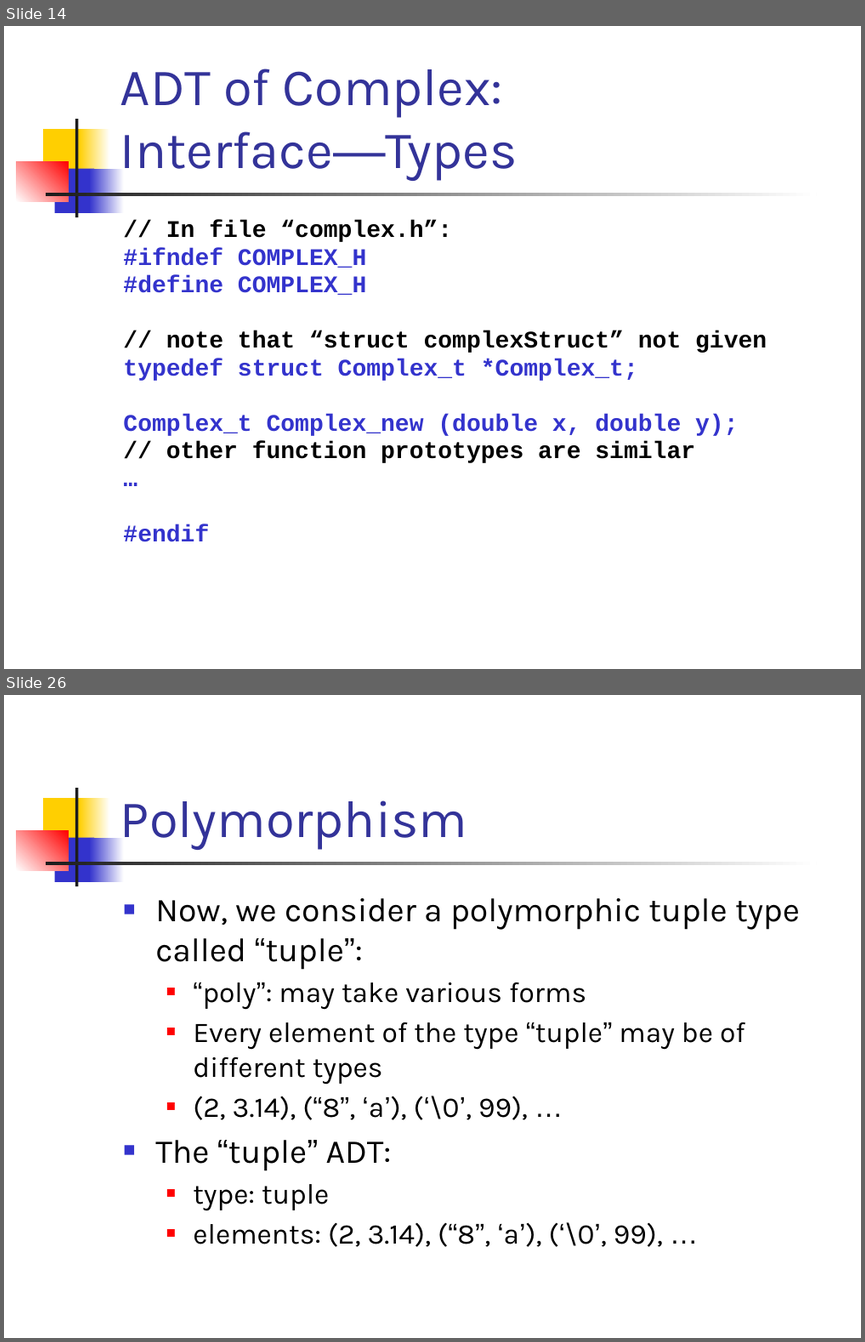
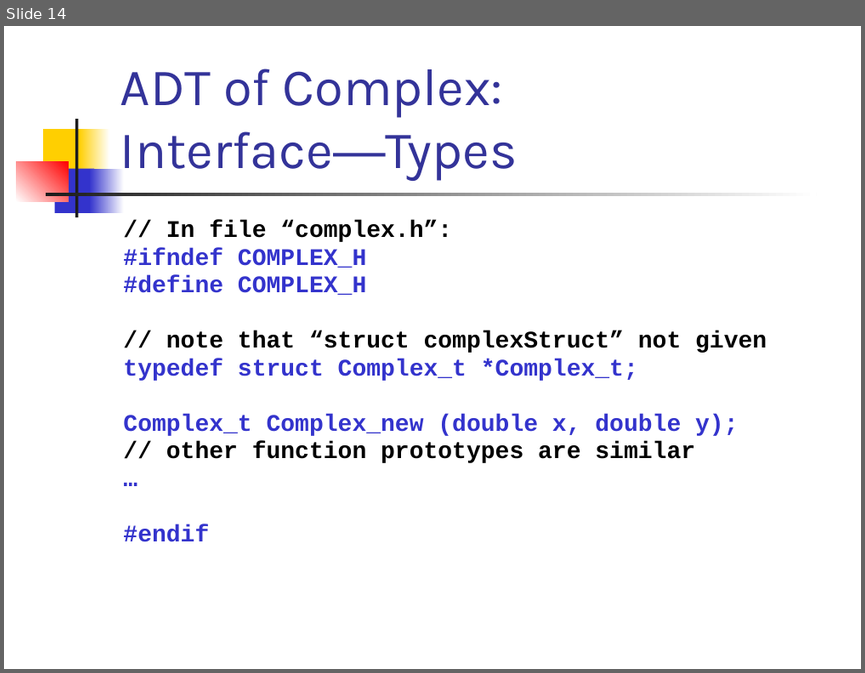
Before and after one commit to csslab-ustc/csslab-ustc.github.io, a slide deck: courses/sysprog/slides/lec10-adt.pptx. Shown one above the other, each under a label of ours: slides 14 and 26 before the commit, slide 14 after it; the slides between them are not shown. The pictures are 865x1342 and 865x673 pixels, drawn with LibreOffice and Linux fonts; fonts in the diff are those of the drawing. Boxes give left, top, right and bottom in pixels: in the first picture for what was removed or moved away, otherwise in the second. Text is boxed around its words. In the diff, an @@ line names an element or a change of style, - is before the commit and + after.

```diff
--- a/courses/sysprog/slides/lec10-adt.pptx
+++ b/courses/sysprog/slides/lec10-adt.pptx
@@ slide 26 removed at [4, 695, 861, 1338], background #FFFFFF; not listed: 7 template elements that a slide beside it also shows @@
@@ title removed at [120, 800, 467, 850] @@
-Polymorphism
@@ text removed at [155, 898, 800, 1247] @@
-■ Now, we consider a polymorphic tuple type called “tuple”:
-  ■ “poly”: may take various forms
-  ■ Every element of the type “tuple” may be of different types
-  ■ (2, 3.14), (“8”, ‘a’), (‘\0’, 99), …
-■ The “tuple” ADT:
-  ■ type: tuple
-  ■ elements: (2, 3.14), (“8”, ‘a’), (‘\0’, 99), …
```
Also in this commit, not shown: 9 slides changed, 29 other slides removed, 3 other files.
